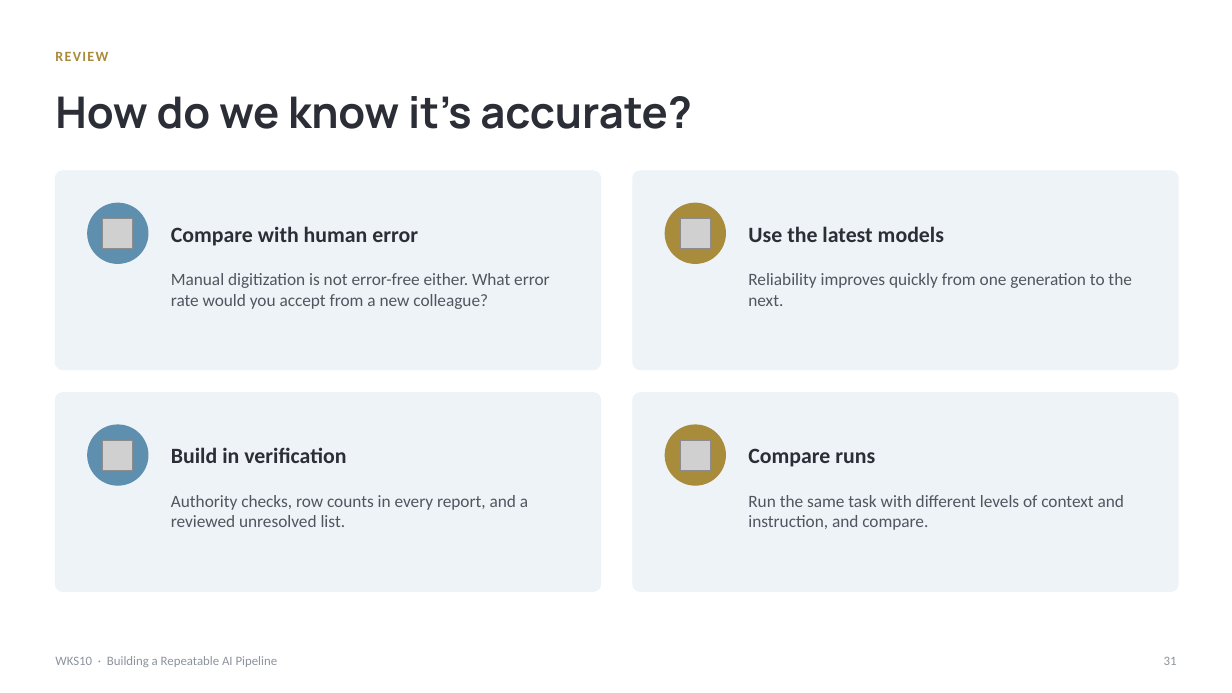
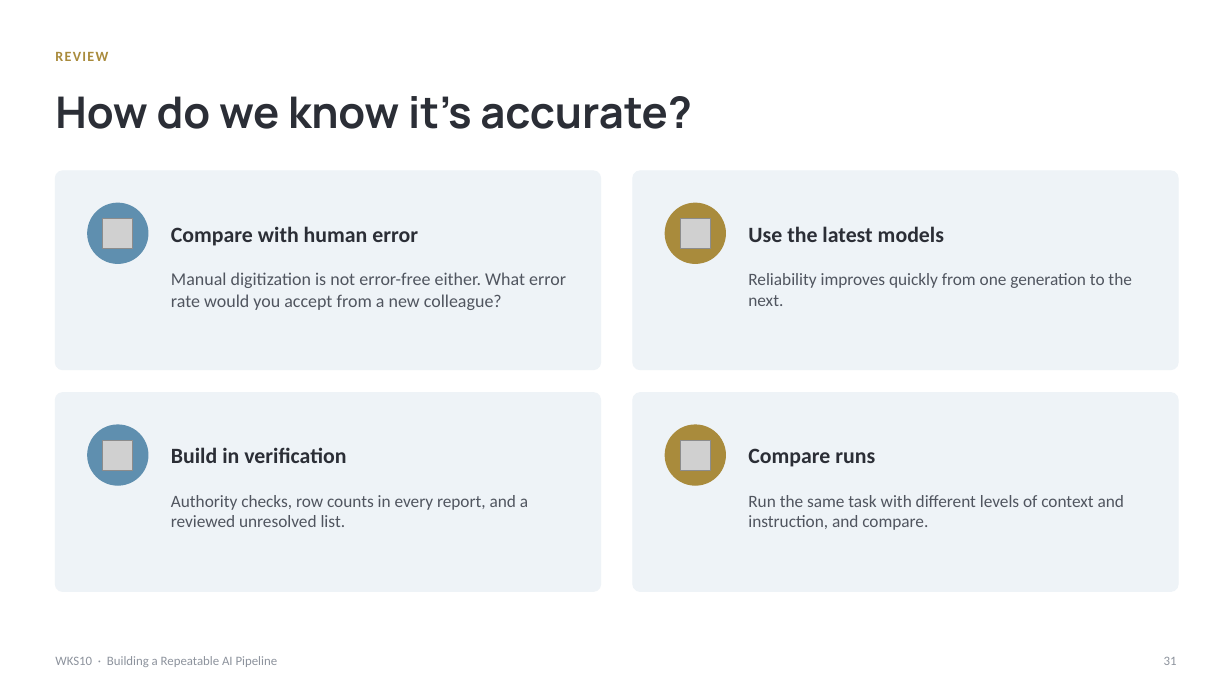
Before and after one commit to ben-norton/tdwg2026-wks10, a slide deck: slide 31 of docs/presentation/WKS10_Presentation.pptx. Drawn at 1232x693 pixels with LibreOffice and Linux fonts; fonts in the diff are those of the drawing; grey boxes stand for pictures. Boxes give left, top, right and bottom in pixels: in the first picture for what was removed or moved away, otherwise in the second. Text is boxed around its words. In the diff, an @@ line names an element or a change of style, - is before the commit and + after.

```diff
--- a/docs/presentation/WKS10_Presentation.pptx
+++ b/docs/presentation/WKS10_Presentation.pptx
@@ text "Manual digitization is not error-free ..." at (171,272,566,310): size 13.5 to 14 pt @@
```
Also in this commit, not shown: 5 other files.
